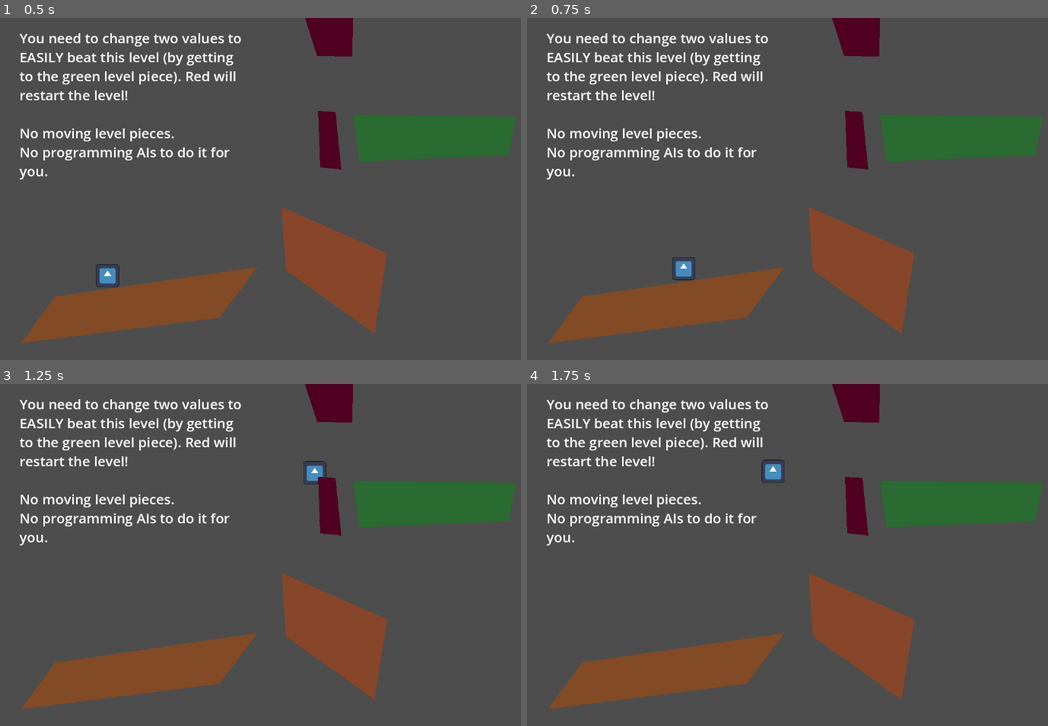
Above: before the commit, frames 1-4 (two rows, left to right).
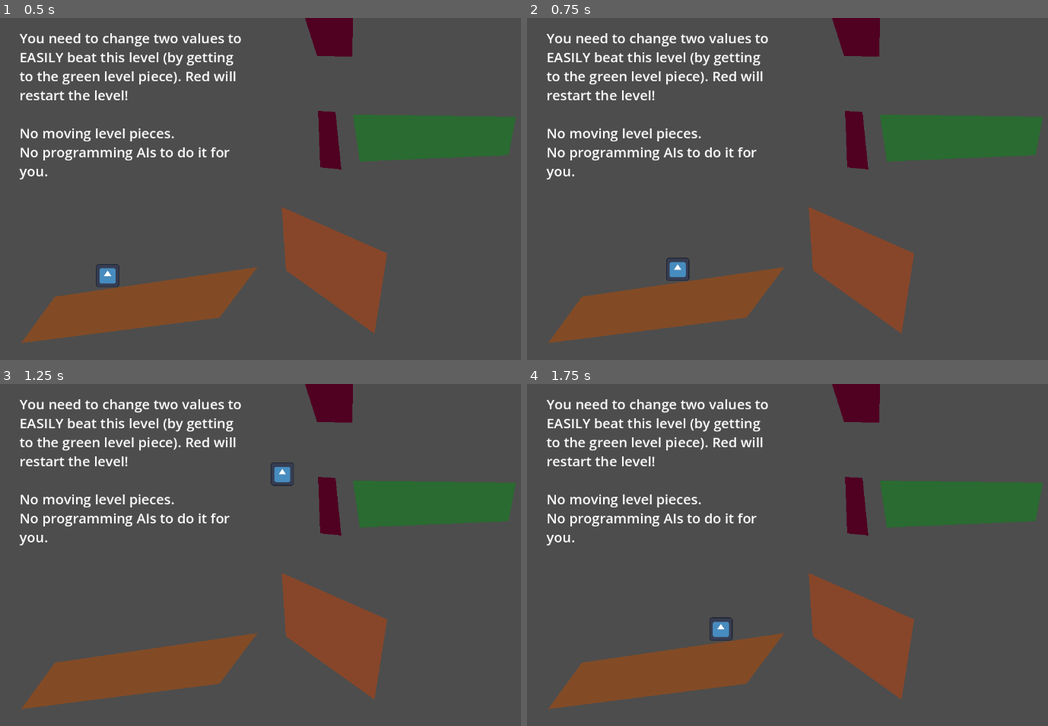
Above: after the commit, the same moments.

Repository: VarunVejalla/Literary-Games
Game: Godot game, scene res://hw_problem_2.tscn
The game is run twice, just before and just after one commit, with the same random seed, the same clock (stepped at 60 frames per second) and the same inputs. This scene is started directly instead of the project's main scene. The engine's default icon, where the game draws it, is replaced by a stand-in: a white triangle on a blue panel in a dark square.
Inputs:
- Up to frame 1 (0.5 s): no input
- Up to frame 2 (0.75 s): tap Enter at 0.5 s; hold D (move_right) from 0.53 s (still down)
- Up to frame 3 (1.25 s): keep holding D (move_right); tap Space (jump) at 0.77 s
- Up to frame 4 (1.75 s): keep holding D (move_right); tap Space (jump) at 1.52 s

Frame 1 is identical in both runs. In frame 2, 0.2% of the frame differs, in the area x 26-33%, y 69-77%; in frame 3, 0.4%; in frame 4, 0.4%, in the area x 35-50%, y 22-76%.

Commit message:
adjusting speed limit

Diff:
--- a/HW9-SmoothMoves/hw_problem_2.tscn
+++ b/HW9-SmoothMoves/hw_problem_2.tscn
@@ -18,7 +18,7 @@
 jump_height = 2000.0
 movement_speed = 100.0
 horizontal_air_coefficient = 1.0
-speed_limit = 600.0
+speed_limit = 500.0
 friction = 0.2
 
 [node name="Icon" type="Sprite2D" parent="CharacterBody2D"]
